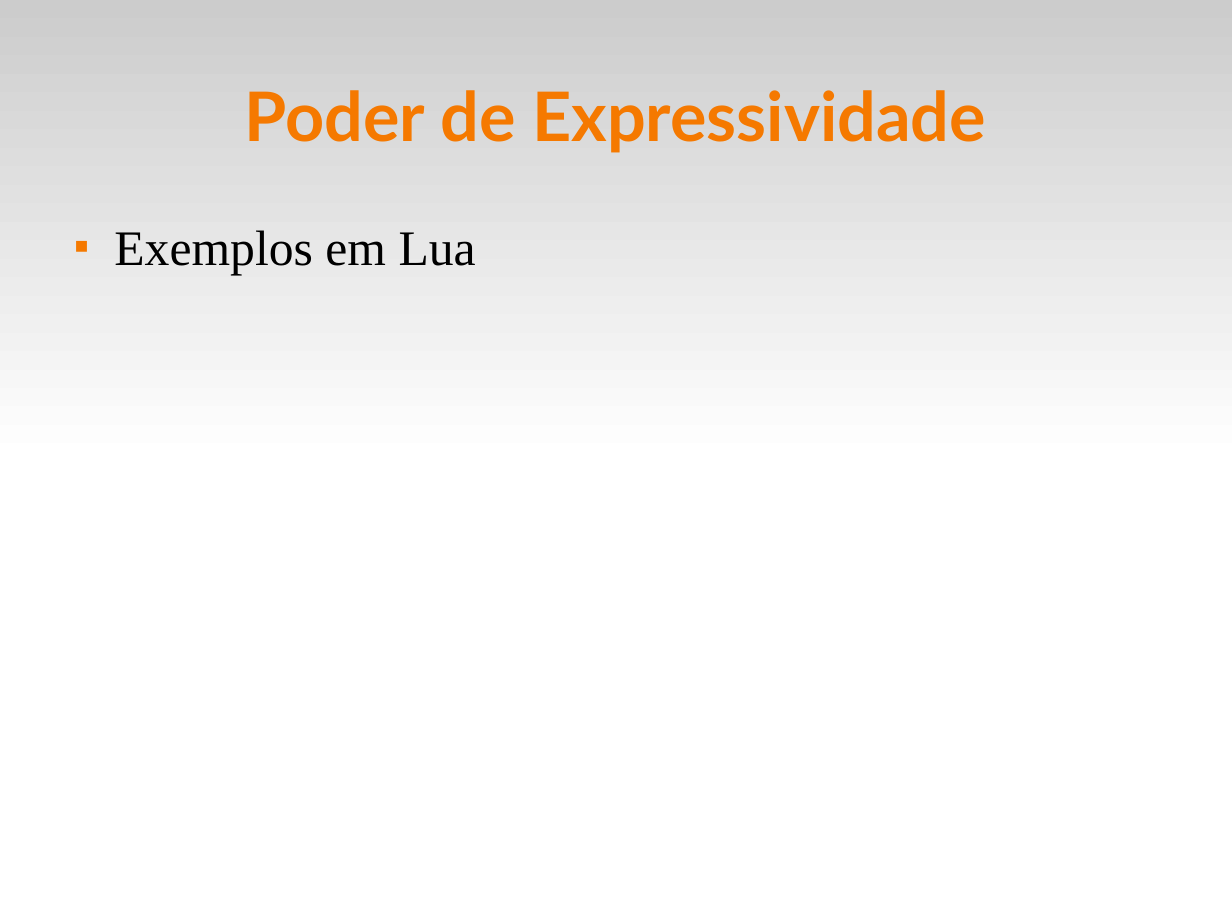
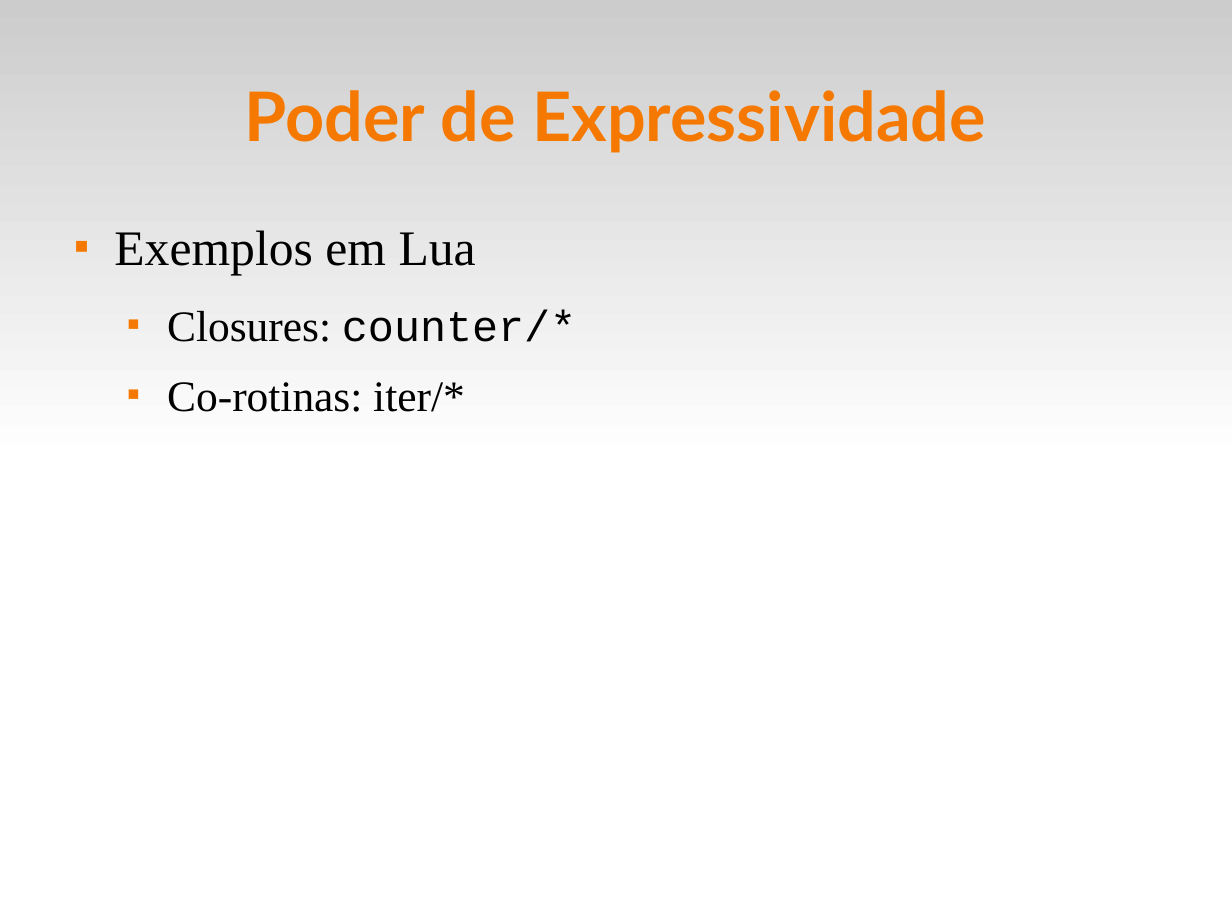
Before and after one commit to fsantanna-uerj/EDL, a slide deck: slide 18 of slides/edl-01.odp. Drawn at 1232x924 pixels with LibreOffice and Linux fonts; fonts in the diff are those of the drawing. Boxes give left, top, right and bottom in pixels: in the first picture for what was removed or moved away, otherwise in the second. Text is boxed around its words. In the diff, an @@ line names an element or a change of style, - is before the commit and + after.

```diff
--- a/slides/edl-01.odp
+++ b/slides/edl-01.odp
@@ text at (167,309,576,412): paragraphs added @@
+  ■ Closures: counter/*
+  ■ Co-rotinas: iter/*
```
Also in this commit, not shown: 4 other slides changed, 3 other files.
